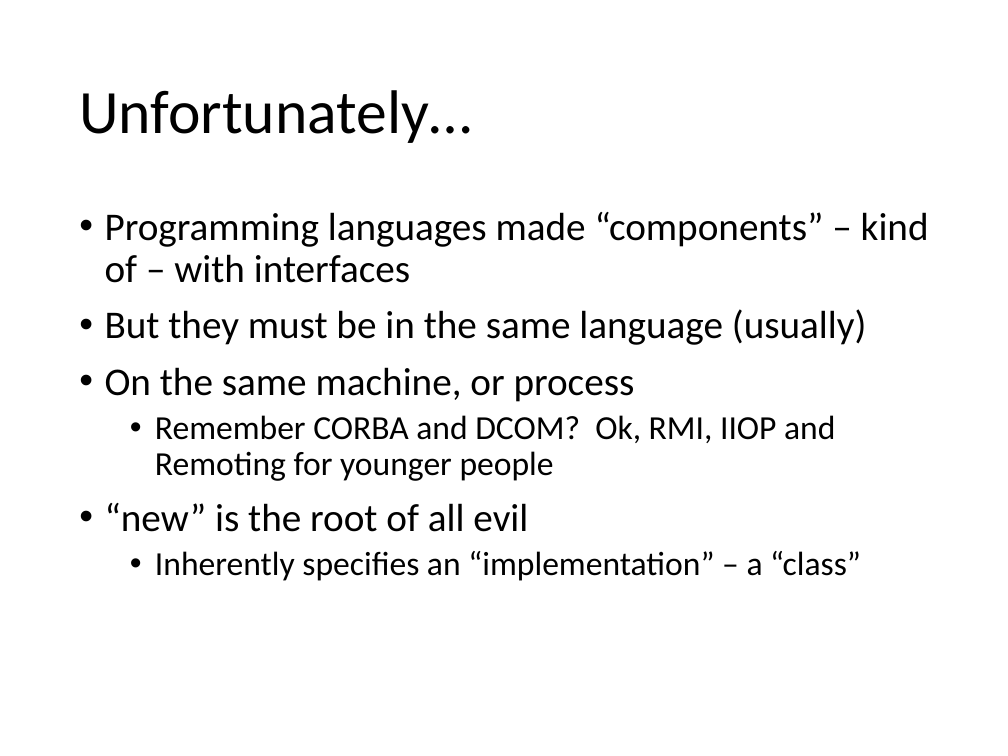
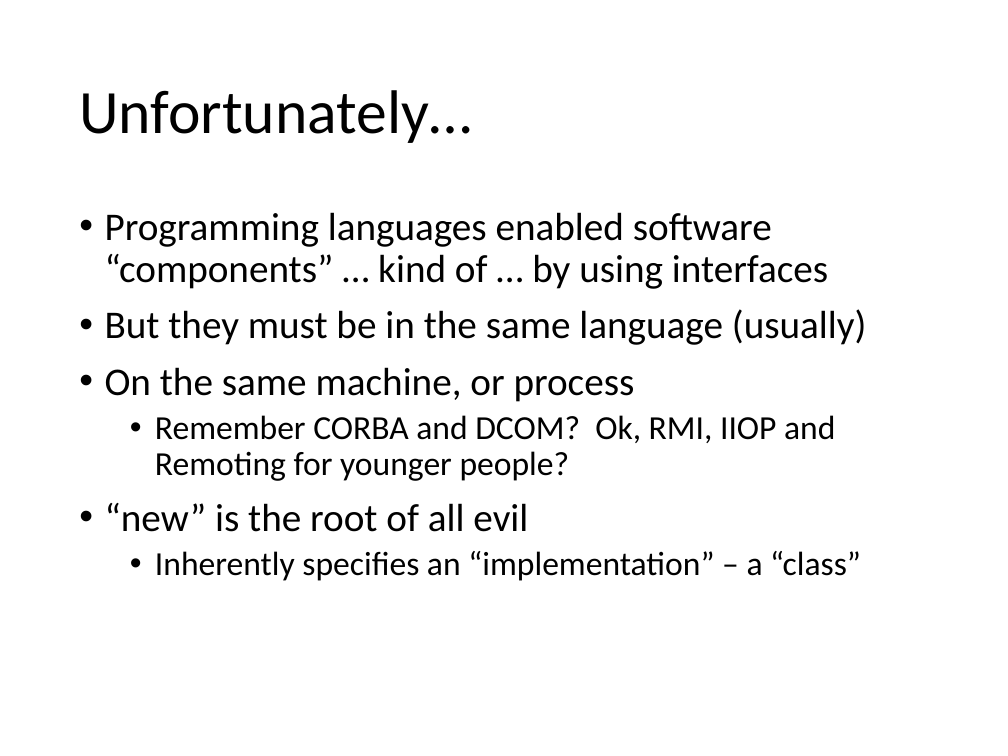
Before and after one commit to SeamlessThingies-Learn-DotNet3Day/DotNetProgramming, a slide deck: slide 13 of Slides/Ninject/1 - Dependency Inversion.pptx. Drawn at 1008x756 pixels with LibreOffice and Linux fonts; fonts in the diff are those of the drawing. Boxes give left, top, right and bottom in pixels: in the first picture for what was removed or moved away, otherwise in the second. Text is boxed around its words. In the diff, an @@ line names an element or a change of style, - is before the commit and + after.

```diff
--- a/Slides/Ninject/1 - Dependency Inversion.pptx
+++ b/Slides/Ninject/1 - Dependency Inversion.pptx
@@ text at [105,212,828,289]: text changed @@
-• Programming languages made “components” – kind of – with interfaces
+• Programming languages enabled software “components” … kind of … by using interfaces
@@ text at [155,415,835,481]: text changed @@
-  • Remember CORBA and DCOM? Ok, RMI, IIOP and Remoting for younger people
+  • Remember CORBA and DCOM? Ok, RMI, IIOP and Remoting for younger people?
```
Also in this commit, not shown: 4 other slides changed, 1 slide added, 1 slide removed, 5 other files.
